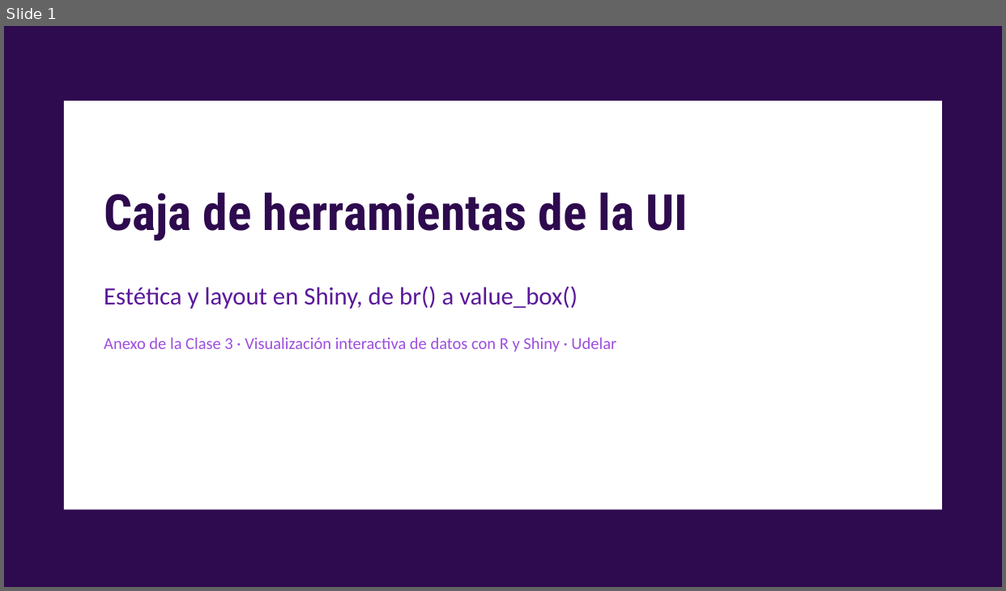
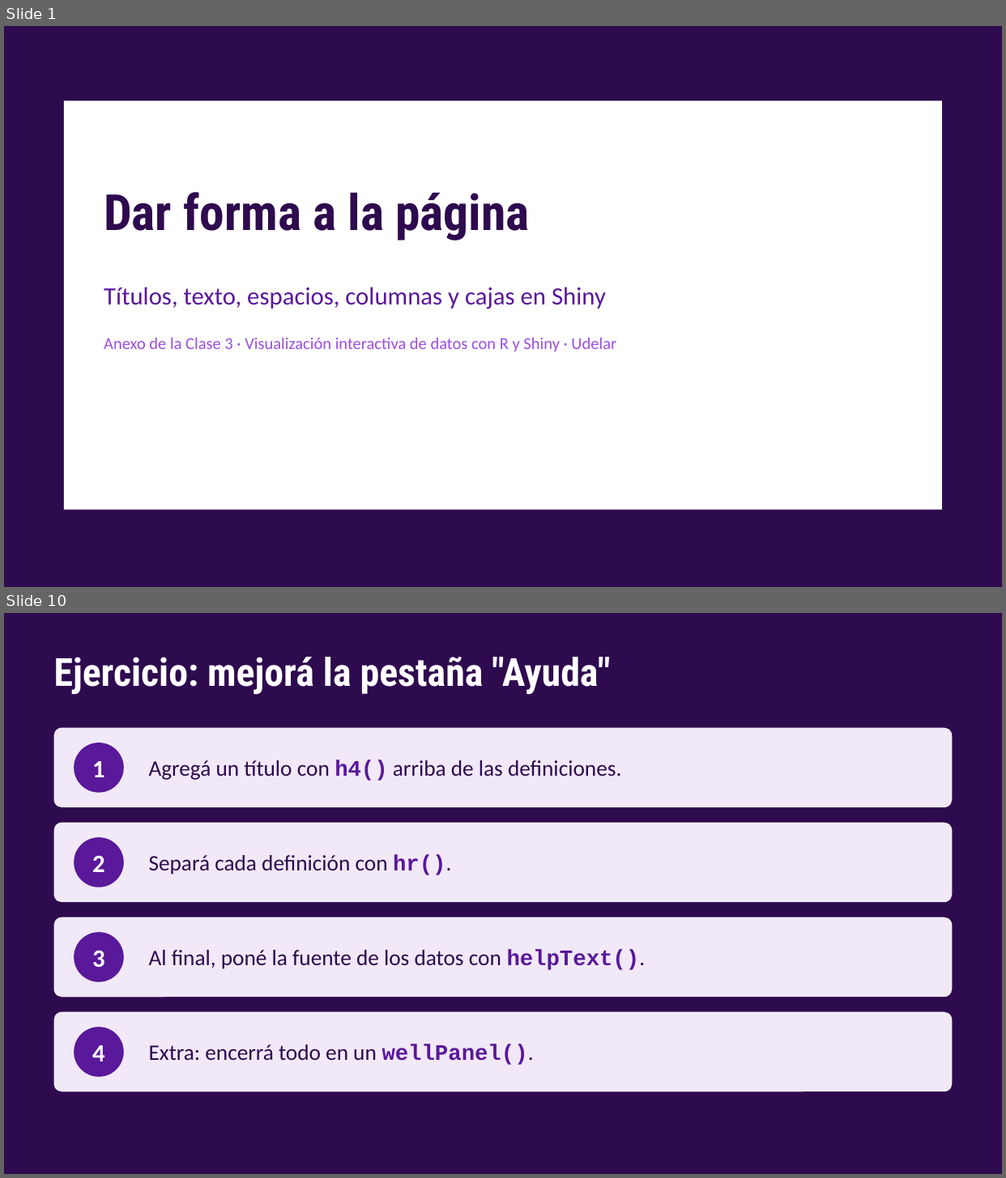
Before and after one commit to nahura99/visualizacion_datos_shiny, a slide deck: clase3/clase3_anexo_ui.pptx. Shown one above the other, each under a label of ours: slide 1 before the commit, slides 1 and 10 after it; the slides between them are not shown. The pictures are 1006x591 and 1006x1178 pixels, drawn with LibreOffice and Linux fonts; fonts in the diff are those of the drawing. Boxes give left, top, right and bottom in pixels: in the first picture for what was removed or moved away, otherwise in the second. Text is boxed around its words. In the diff, an @@ line names an element or a change of style, - is before the commit and + after.

```diff
--- a/clase3/clase3_anexo_ui.pptx
+++ b/clase3/clase3_anexo_ui.pptx
@@ slide 10 added at (4,613,1002,1174), background #2E0A4E @@
@@ title added at (54,657,610,695), 28 pt, text #FFFFFF, bold @@
+Ejercicio: mejorá la pestaña "Ayuda"
@@ rounded rectangle added at (54,728,952,807), fill #F1E9F8 @@
@@ ellipse added at (74,743,124,793), fill #5A189A @@
@@ text added at (92,761,105,777), 18 pt, text #FFFFFF, bold @@
+1
@@ text added at (149,760,621,781), 16 pt, text #2E0A4E @@
+Agregá un título con h4() arriba de las definiciones.
@@ rounded rectangle added at (54,823,952,902), fill #F1E9F8 @@
@@ ellipse added at (74,837,124,888), fill #5A189A @@
@@ text added at (149,855,451,875), 16 pt, text #2E0A4E @@
+Separá cada definición con hr().
@@ text added at (92,856,105,872), 18 pt, text #FFFFFF, bold @@
+2
@@ rounded rectangle added at (54,918,952,997), fill #F1E9F8 @@
@@ ellipse added at (74,932,124,982), fill #5A189A @@
@@ text added at (92,950,105,968), 18 pt, text #FFFFFF, bold @@
+3
@@ text added at (149,950,646,970), 16 pt, text #2E0A4E @@
+Al final, poné la fuente de los datos con helpText().
@@ rounded rectangle added at (54,1012,952,1092), fill #F1E9F8 @@
@@ ellipse added at (74,1027,124,1077), fill #5A189A @@
@@ text added at (92,1046,105,1062), 18 pt, text #FFFFFF, bold @@
+4
@@ text added at (149,1045,534,1065), 16 pt, text #2E0A4E @@
+Extra: encerrá todo en un wellPanel().
@@ slide 1 changed as well @@
@@ title at (104,192,529,241): text changed @@
-Caja de herramientas de la UI
+Dar forma a la página
@@ text at (104,287,606,310): text changed @@
-Estética y layout en Shiny, de br() a value_box()
+Títulos, texto, espacios, columnas y cajas en Shiny
```
Also in this commit, not shown: 8 other slides added, 10 slides removed.
